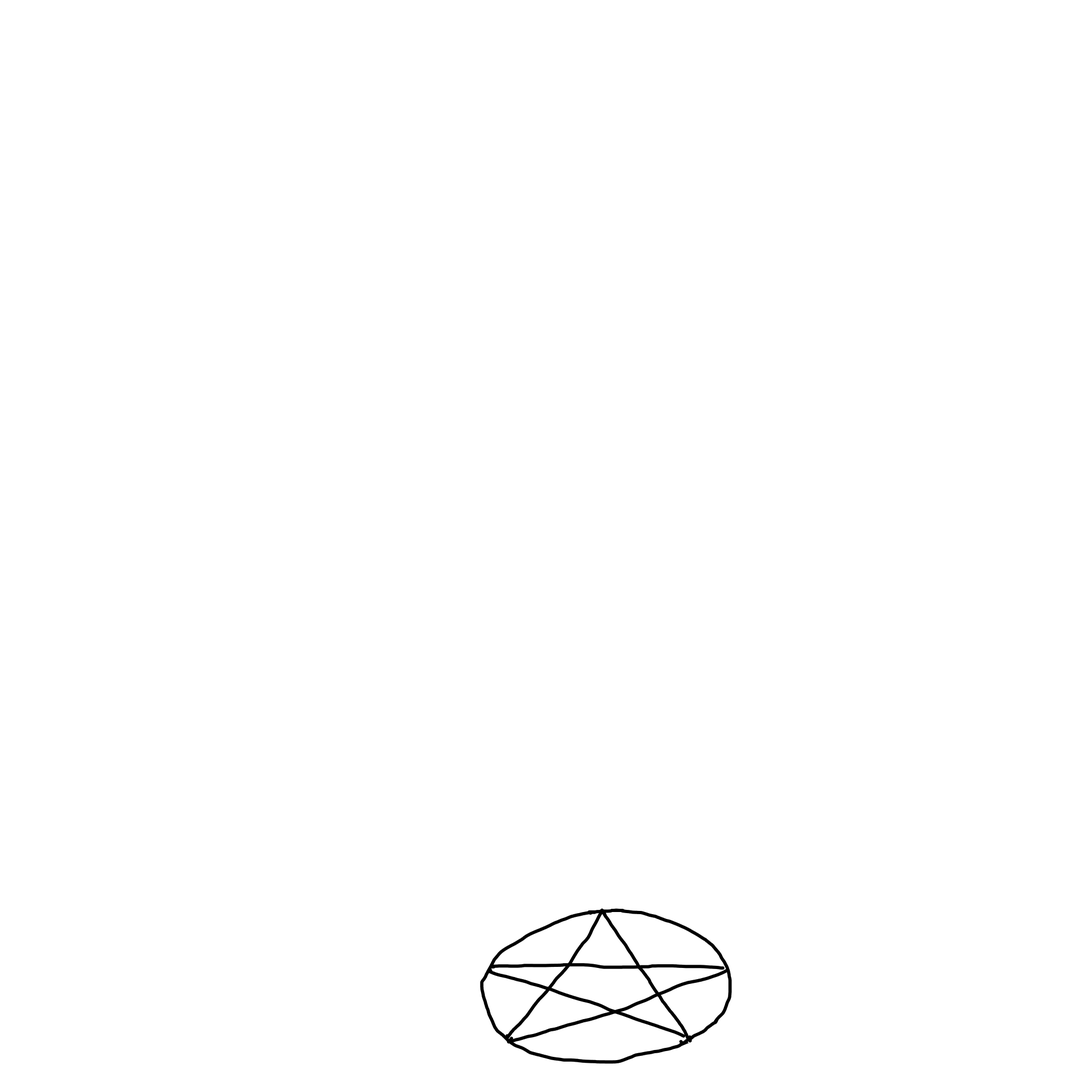
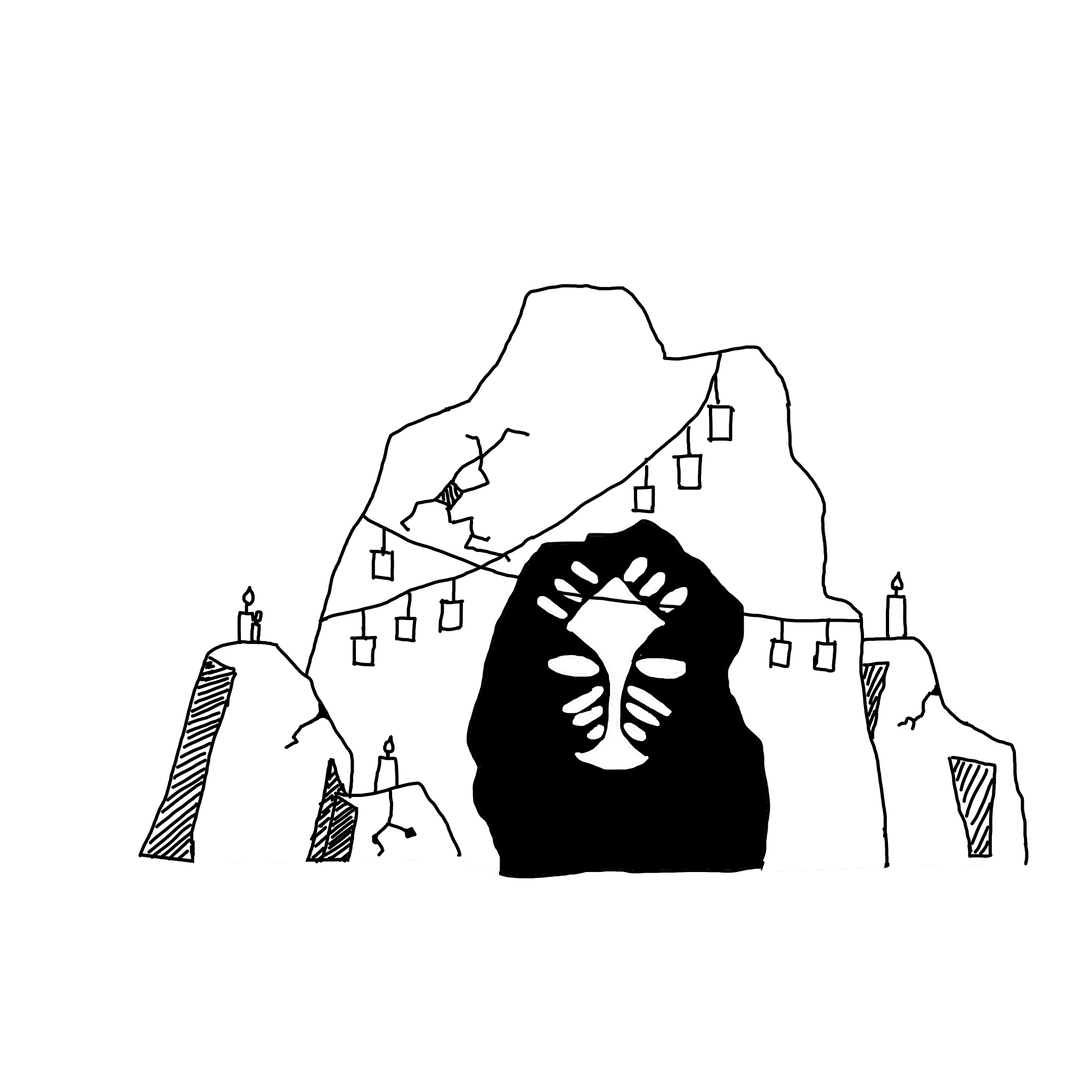
Layer changes from the first 1091px x 1091px image to the second:
hid "final_decoration", painted on it over (x1=480, y1=908, x2=733, y2=1065)
showed "rope_decoration", painted on it over (x1=306, y1=341, x2=887, y2=683)
showed "candle_decoration", painted on it over (x1=204, y1=545, x2=921, y2=1065)
showed "face", painted on it over (x1=511, y1=545, x2=717, y2=785)
showed "sketch", painted on it over (x1=138, y1=284, x2=1030, y2=921)
showed "color_candle", painted on it over (x1=204, y1=545, x2=921, y2=1065)
showed "color_sketch", painted on it over (x1=138, y1=284, x2=1030, y2=1065)
